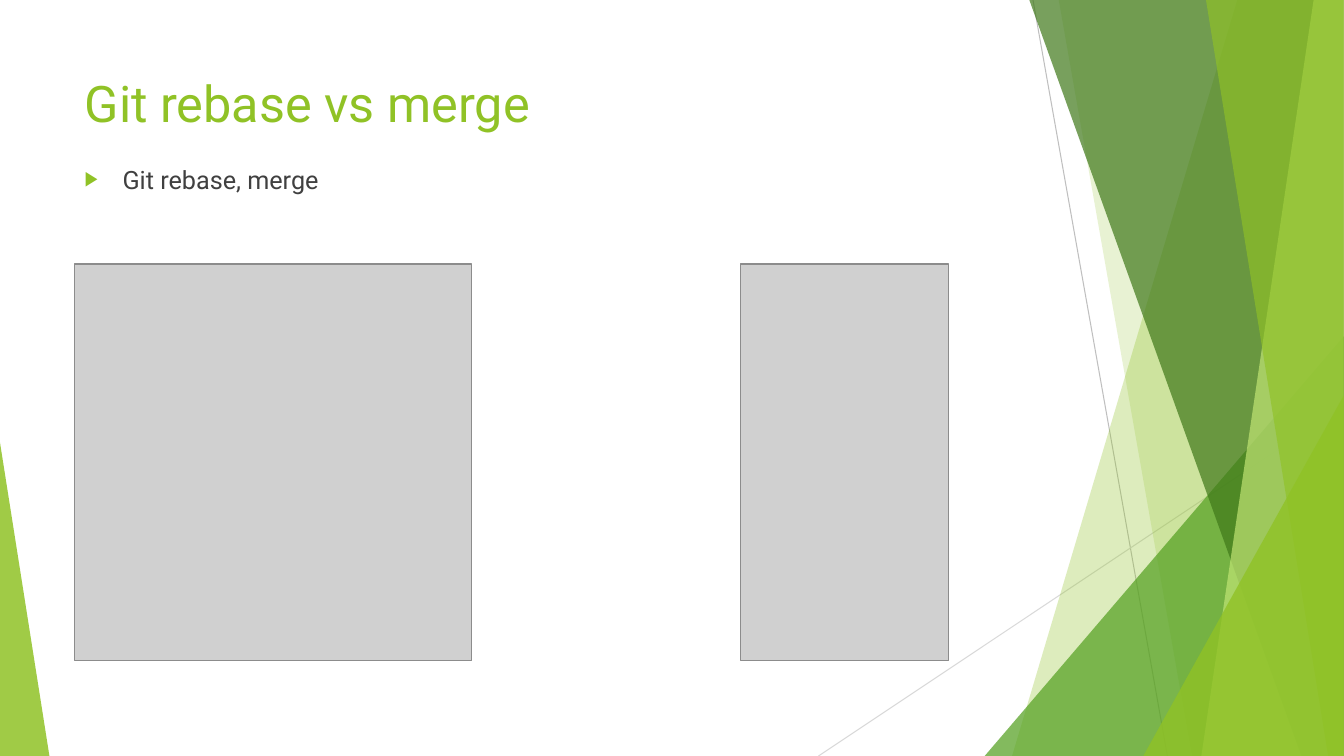
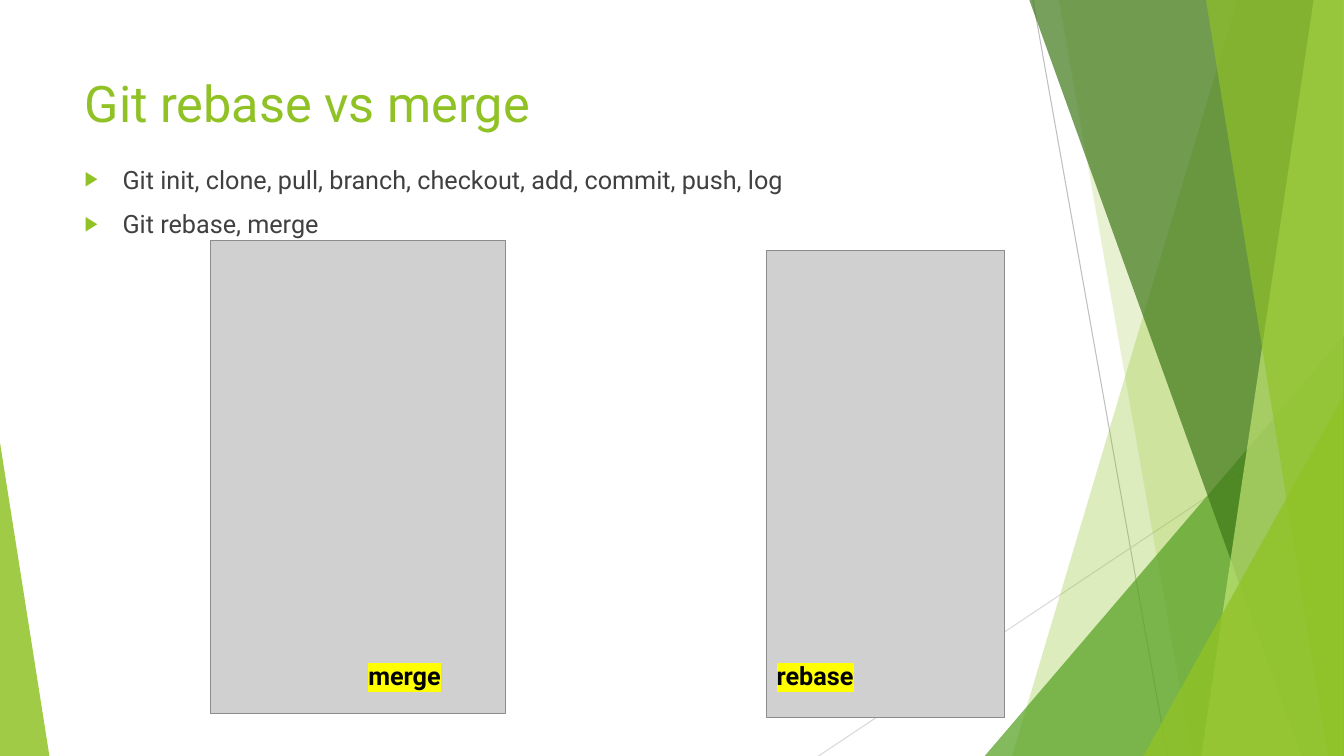
Before and after one commit to liqichen168/Course-May-2019, a slide deck: slide 9 of powerpoints/2_J2EE.pptx (slide 10 before the commit). Drawn at 1344x756 pixels with LibreOffice and Linux fonts; fonts in the diff are those of the drawing; grey boxes stand for pictures. Boxes give left, top, right and bottom in pixels: in the first picture for what was removed or moved away, otherwise in the second. Text is boxed around its words. In the diff, an @@ line names an element or a change of style, - is before the commit and + after.

```diff
--- a/powerpoints/2_J2EE.pptx
+++ b/powerpoints/2_J2EE.pptx
@@ text at (123,170,783,195): paragraph added @@
+▶ Git init, clone, pull, branch, checkout, add, commit, push, log
@@ picture: place and size @@
-picture at (75,264,472,660)
+picture at (211,240,506,714)
@@ picture: place and size @@
-picture at (741,264,949,660)
+picture at (767,250,1005,718)
@@ text added at (368,662,440,691), 18 pt, text #000000, bold @@
+merge
@@ text added at (777,662,854,686), 18 pt, text #000000, bold @@
+rebase
```
Also in this commit, not shown: 2 other slides changed, 2 slides added, 5 slides removed, 3 other files.
